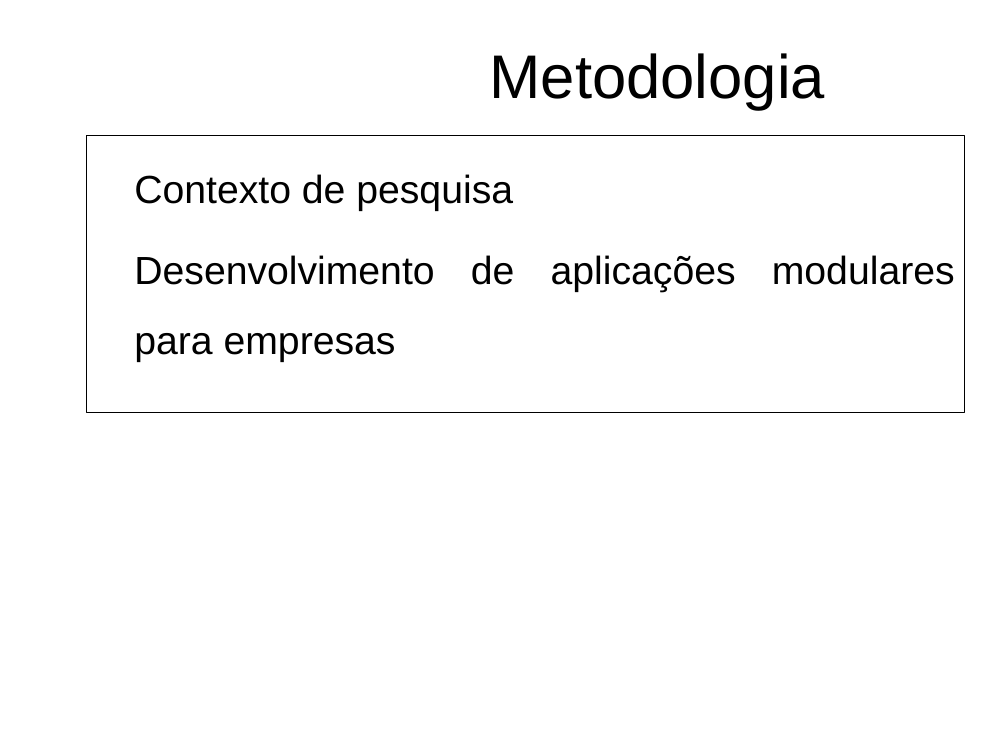
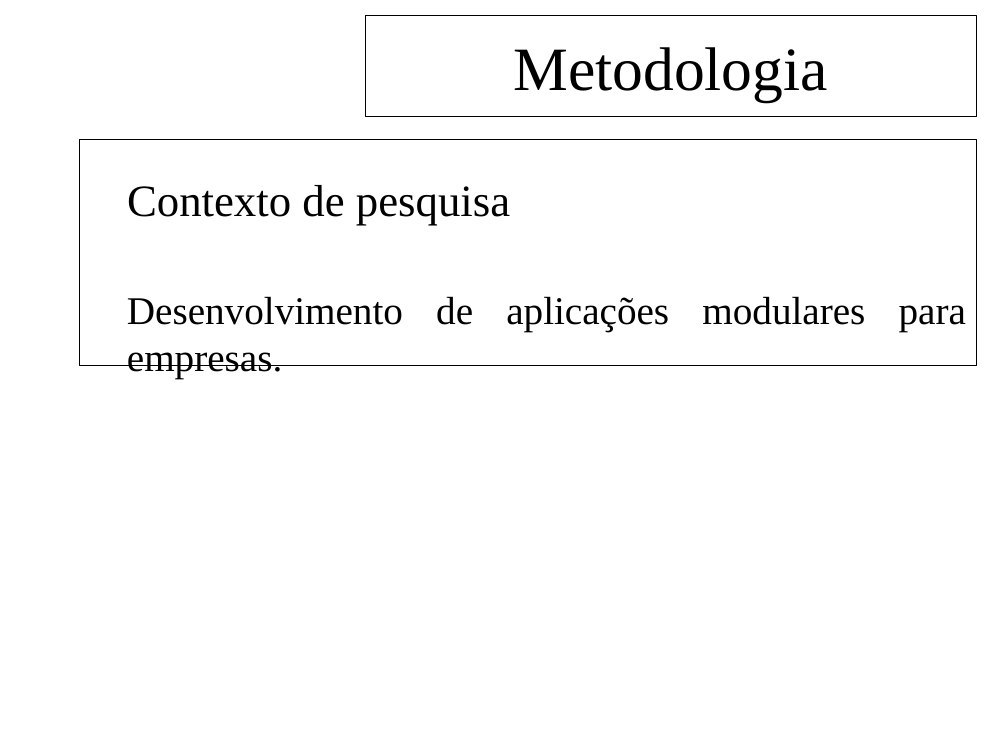
Before and after one commit to feliperodriguesprado/tcc_repository, a slide deck: slide 11 of documents/life_cycle/qualificacao/qualificacao_slides.odp. Drawn at 1008x756 pixels with LibreOffice and Linux fonts; fonts in the diff are those of the drawing; background and template pictures are left out. Boxes give left, top, right and bottom in pixels: in the first picture for what was removed or moved away, otherwise in the second. Text is boxed around its words. In the diff, an @@ line names an element or a change of style, - is before the commit and + after.

```diff
--- a/documents/life_cycle/qualificacao/qualificacao_slides.odp
+++ b/documents/life_cycle/qualificacao/qualificacao_slides.odp
@@ title "Metodologia": place and size @@
-title "Metodologia" at box(490, 53, 825, 110)
+title "Metodologia" at box(365, 16, 977, 117)
@@ title "Metodologia" at box(365, 16, 977, 117): font Arial to Times New Roman; outline none to #000000 0.74 pt @@
@@ rectangle "Contexto de pesquisa": place and size @@
-rectangle "Contexto de pesquisa" at box(87, 136, 965, 412)
+rectangle "Contexto de pesquisa" at box(80, 140, 977, 365)
@@ text in rectangle at box(127, 185, 510, 226): size 28 to 32 pt, font Arial to Times New Roman in "Contexto de pesquisa" @@
@@ text in rectangle at box(127, 296, 966, 379): text changed; font Arial to Times New Roman @@
-  ➔ Desenvolvimento de aplicações modulares para empresas
+Desenvolvimento de aplicações modulares para empresas.
```
Also in this commit, not shown: 13 other slides changed, 1 slide added, 1 slide removed, 1 other file.
